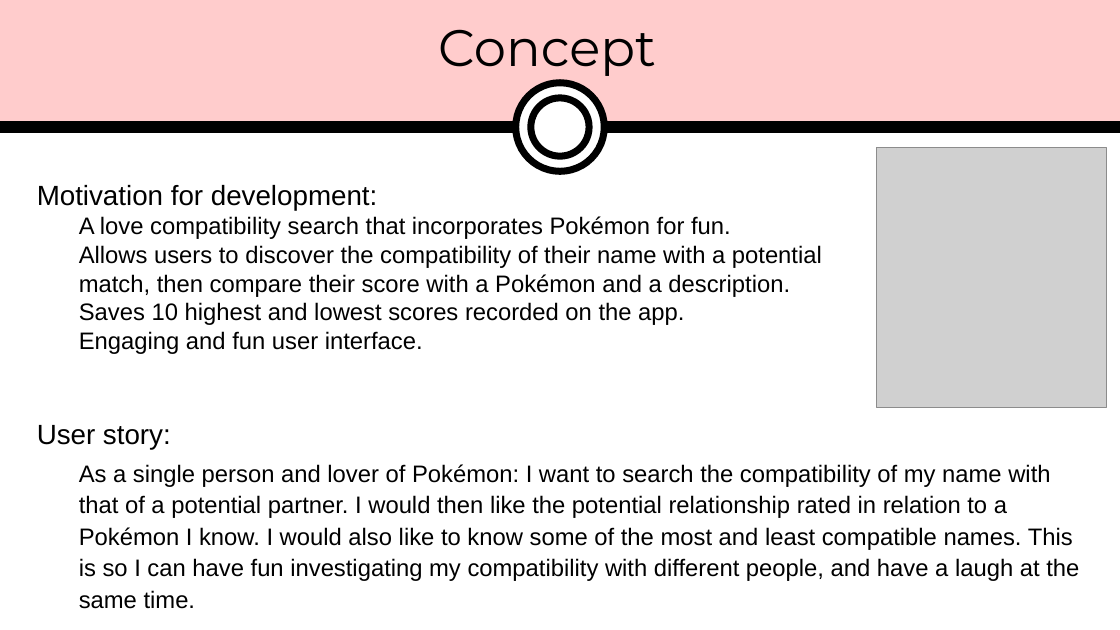
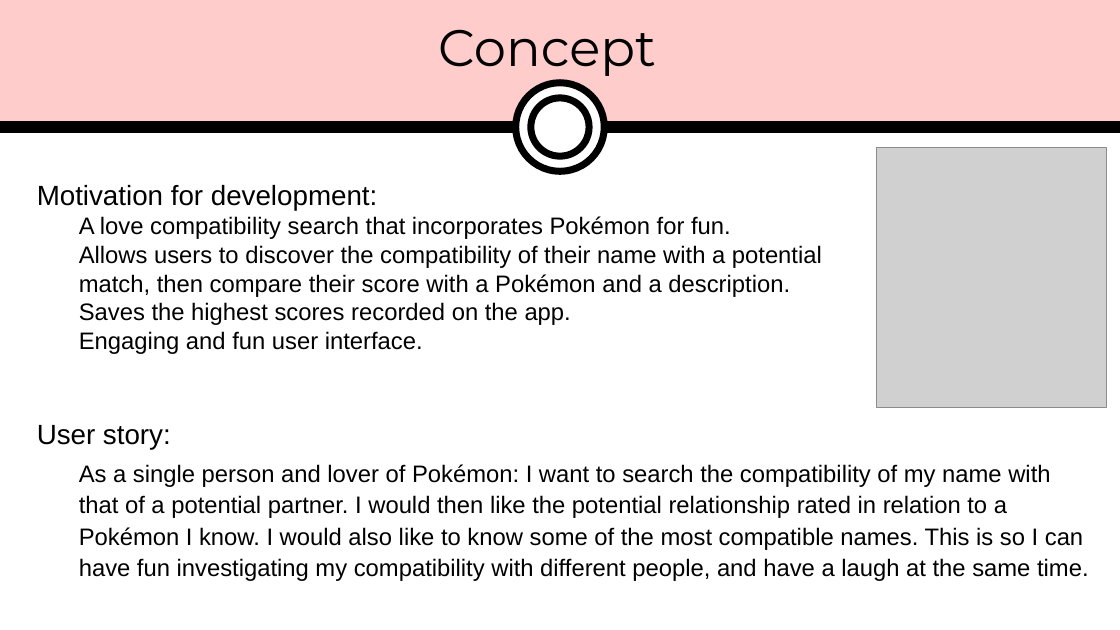
Before and after one commit to thomasmaglaris/Professor-Oak-s-Pokemon-Love-Calculator, a slide deck: slide 4 of presentation-materials/PokemonPresentation.pptx. Drawn at 1120x630 pixels with LibreOffice and Linux fonts; fonts in the diff are those of the drawing; grey boxes stand for pictures. Boxes give left, top, right and bottom in pixels: in the first picture for what was removed or moved away, otherwise in the second. Text is boxed around its words. In the diff, an @@ line names an element or a change of style, - is before the commit and + after.

```diff
--- a/presentation-materials/PokemonPresentation.pptx
+++ b/presentation-materials/PokemonPresentation.pptx
@@ text at (x1=79, y1=302, x2=571, y2=325): text changed @@
-  Saves 10 highest and lowest scores recorded on the app.
+  Saves the highest scores recorded on the app.
@@ text at (x1=79, y1=464, x2=1089, y2=581): text changed @@
-  As a single person and lover of Pokémon: I want to search the compatibility of my name with that of a potential partner. I would then like the potential relationship rated in relation to a Pokémon I know. I would also like to know some of the most and least compatible names. This is so I can have fun investigating my compatibility with different people, and have a laugh at the same time.
+  As a single person and lover of Pokémon: I want to search the compatibility of my name with that of a potential partner. I would then like the potential relationship rated in relation to a Pokémon I know. I would also like to know some of the most compatible names. This is so I can have fun investigating my compatibility with different people, and have a laugh at the same time.
```
Also in this commit, not shown: 7 other slides changed, 3 other files.
